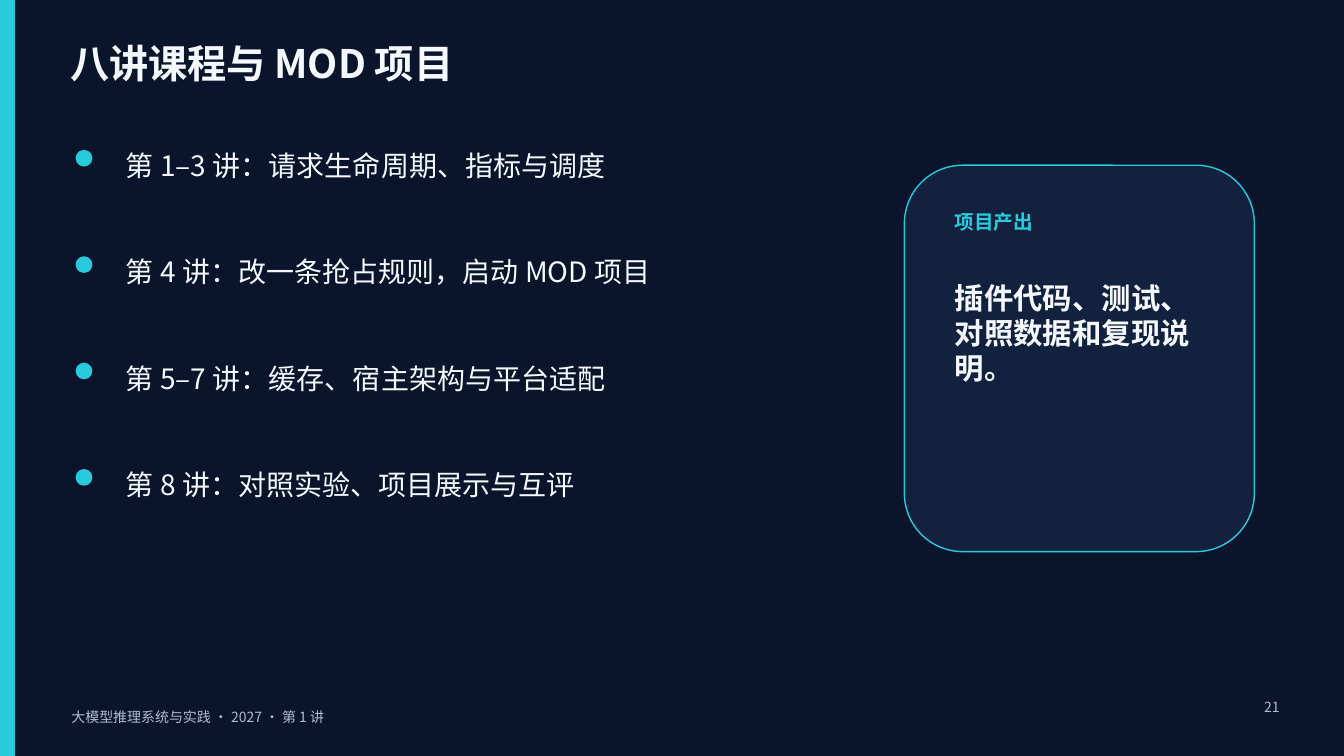
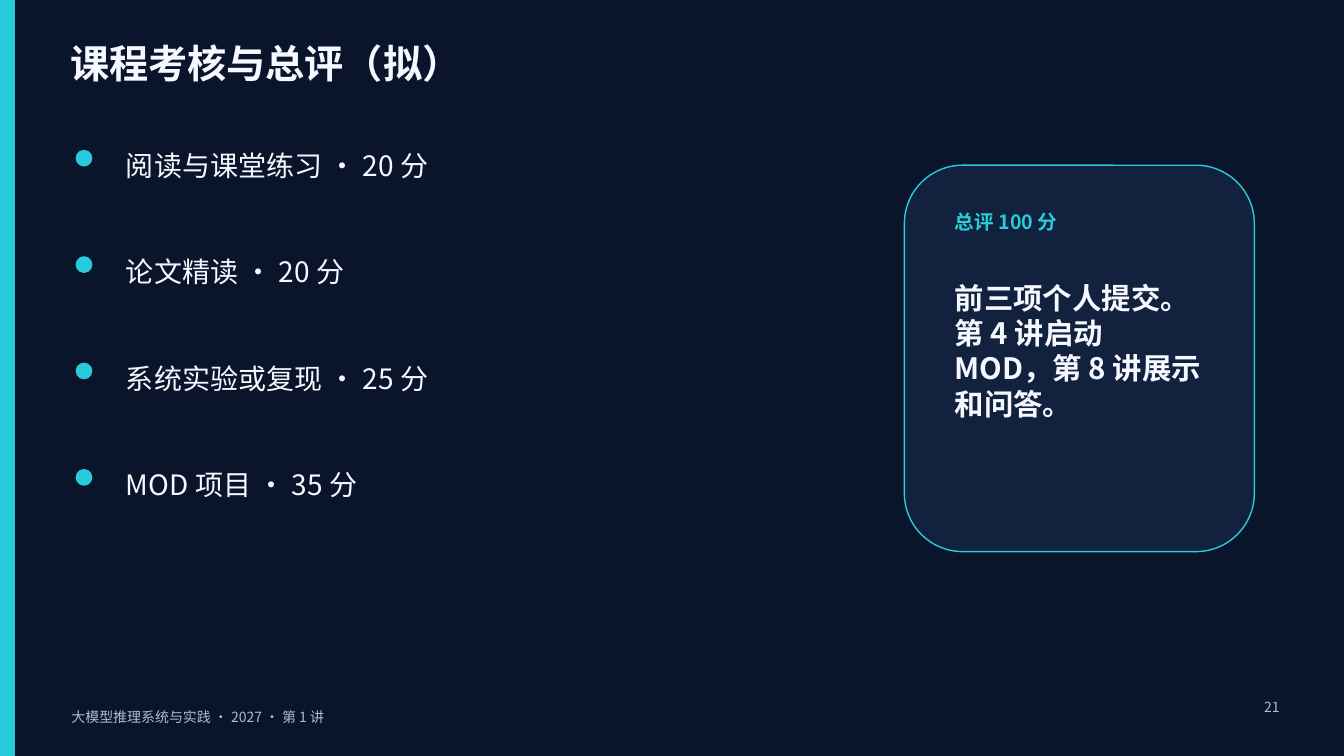
Before and after one commit to vLLM-HUST/intro-to-llm-inference-engines, a slide deck: slide 21 of build/slides/2027/lectures-8-pptx/第01讲_课程导论与评价指标.pptx. Drawn at 1344x756 pixels with LibreOffice and Linux fonts; fonts in the diff are those of the drawing. Boxes give left, top, right and bottom in pixels: in the first picture for what was removed or moved away, otherwise in the second. Text is boxed around its words. In the diff, an @@ line names an element or a change of style, - is before the commit and + after.

```diff
--- a/build/slides/2027/lectures-8-pptx/第01讲_课程导论与评价指标.pptx
+++ b/build/slides/2027/lectures-8-pptx/第01讲_课程导论与评价指标.pptx
@@ text at bbox=[70, 44, 461, 82]: text changed @@
-八讲课程与 MOD 项目
+课程考核与总评（拟）
@@ text at bbox=[126, 152, 428, 179]: text changed @@
-第 1–3 讲：请求生命周期、指标与调度
+阅读与课堂练习 · 20 分
@@ text at bbox=[955, 212, 1058, 231]: text changed @@
-项目产出
+总评 100 分
@@ text at bbox=[126, 258, 344, 285]: text changed @@
-第 4 讲：改一条抢占规则，启动 MOD 项目
+论文精读 · 20 分
@@ text at bbox=[955, 284, 1201, 418]: text changed @@
-插件代码、测试、对照数据和复现说明。
+前三项个人提交。第 4 讲启动 MOD，第 8 讲展示和问答。
@@ text at bbox=[126, 365, 428, 392]: text changed @@
-第 5–7 讲：缓存、宿主架构与平台适配
+系统实验或复现 · 25 分
@@ text at bbox=[126, 472, 357, 497]: text changed @@
-第 8 讲：对照实验、项目展示与互评
+MOD 项目 · 35 分
```
Also in this commit, not shown: 12 other files.
